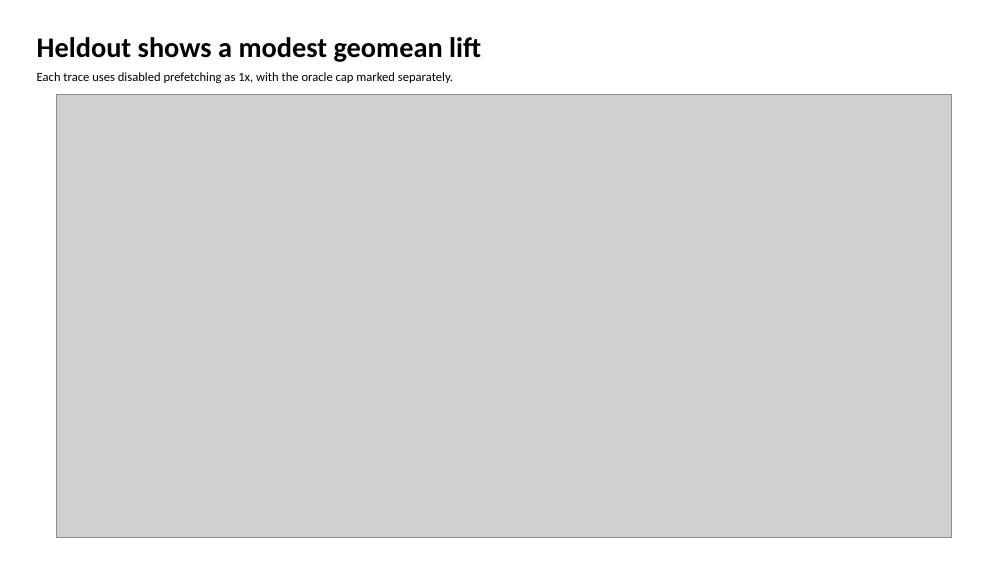
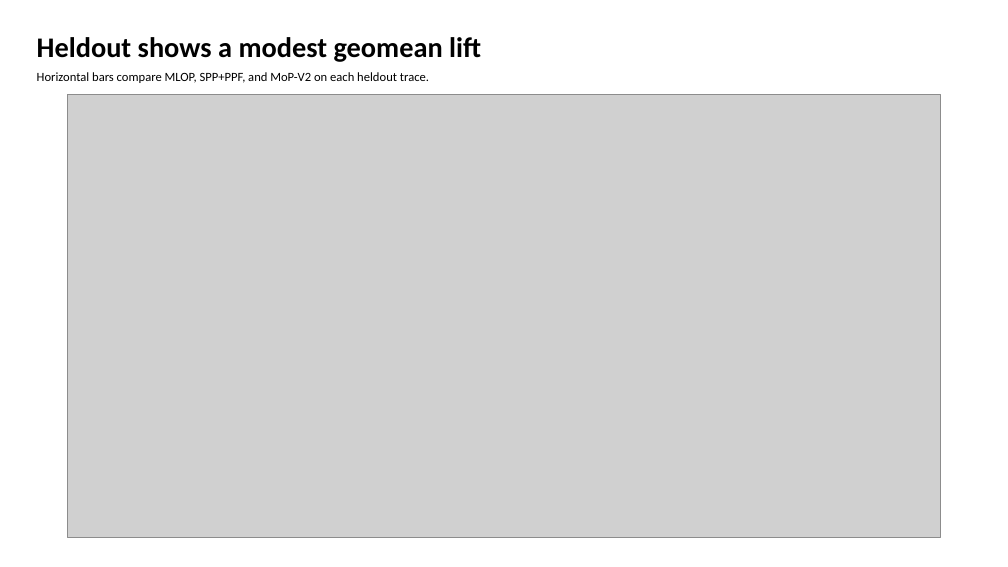
Before and after one commit to GithuBarry/Mixture-of-Prefetchers, a slide deck: slide 5 of slides/mop_stage2_final/output/output.pptx. Drawn at 1008x567 pixels with LibreOffice and Linux fonts; fonts in the diff are those of the drawing; grey boxes stand for pictures. Boxes give left, top, right and bottom in pixels: in the first picture for what was removed or moved away, otherwise in the second. Text is boxed around its words. In the diff, an @@ line names an element or a change of style, - is before the commit and + after.

```diff
--- a/slides/mop_stage2_final/output/output.pptx
+++ b/slides/mop_stage2_final/output/output.pptx
@@ text at box(37, 72, 429, 83): text changed @@
-Each trace uses disabled prefetching as 1x, with the oracle cap marked separately.
+Horizontal bars compare MLOP, SPP+PPF, and MoP-V2 on each heldout trace.
@@ picture: place and size @@
-picture at box(56, 94, 952, 538)
+picture at box(68, 94, 940, 538)
```
Also in this commit, not shown: 7 other slides changed, 30 other files.
